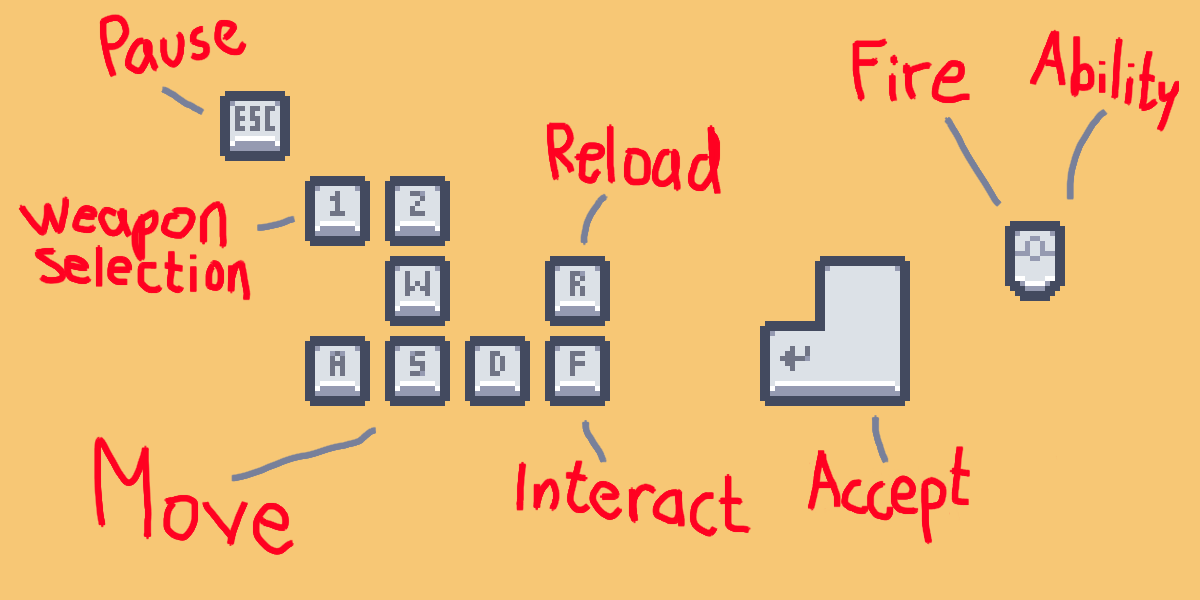
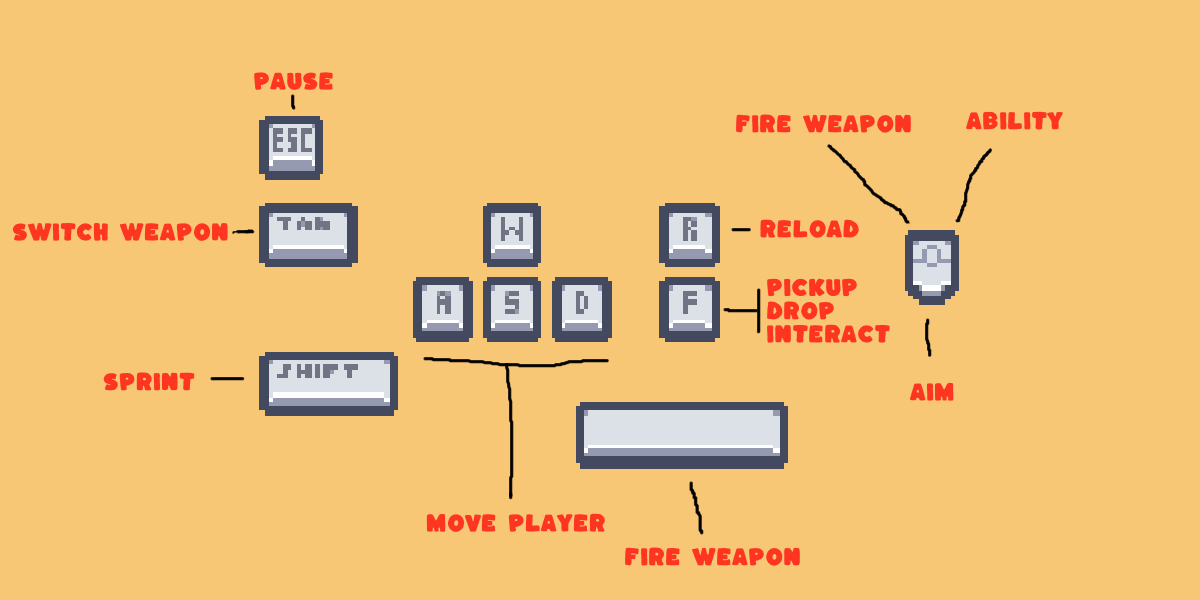
Comparing the layer stacks of the two (1200, 600) images. Changes:
renamed "Overlay" to "Keys_New", painted on it over left=12, top=14, right=1179, bottom=566
hid "Keys", opacity 100% → 22%, painted on it over left=171, top=91, right=1067, bottom=411
moved "Paint Layer 1" above "Ability", painted on it over left=12, top=64, right=1152, bottom=566
painted on "Background" over left=12, top=14, right=1179, bottom=566
